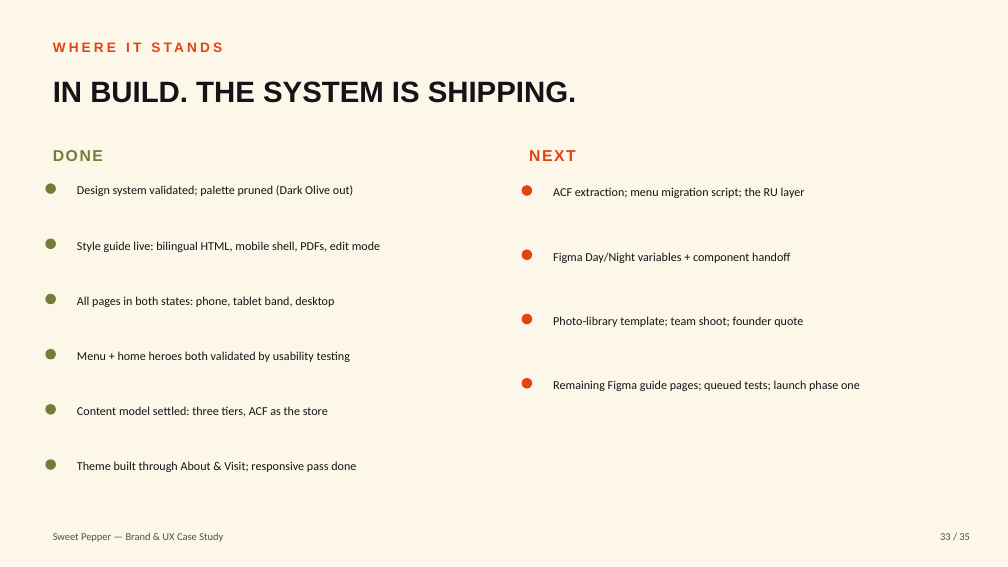
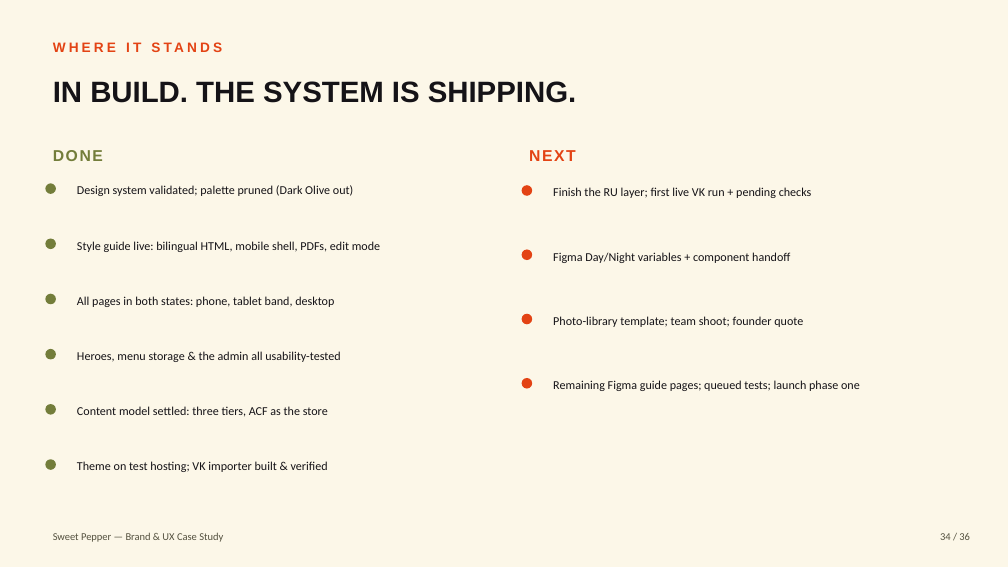
Before and after one commit to conceptly/sweet-pepper-bar, a slide deck: slide 34 of case-study/Sweet-Pepper-Case-Study.pptx (slide 33 before the commit). Drawn at 1008x567 pixels with LibreOffice and Linux fonts; fonts in the diff are those of the drawing. Boxes give left, top, right and bottom in pixels: in the first picture for what was removed or moved away, otherwise in the second. Text is boxed around its words. In the diff, an @@ line names an element or a change of style, - is before the commit and + after.

```diff
--- a/case-study/Sweet-Pepper-Case-Study.pptx
+++ b/case-study/Sweet-Pepper-Case-Study.pptx
@@ text at [553, 187, 812, 198]: text changed @@
-ACF extraction; menu migration script; the RU layer
+Finish the RU layer; first live VK run + pending checks
@@ text at [77, 351, 340, 362]: text changed @@
-Menu + home heroes both validated by usability testing
+Heroes, menu storage & the admin all usability-tested
@@ text at [77, 461, 328, 472]: text changed @@
-Theme built through About & Visit; responsive pass done
+Theme on test hosting; VK importer built & verified
@@ text at [940, 533, 970, 540]: text changed @@
-33 / 35
+34 / 36
```
Also in this commit, not shown: 32 other slides changed, 1 slide added, 42 other files.
